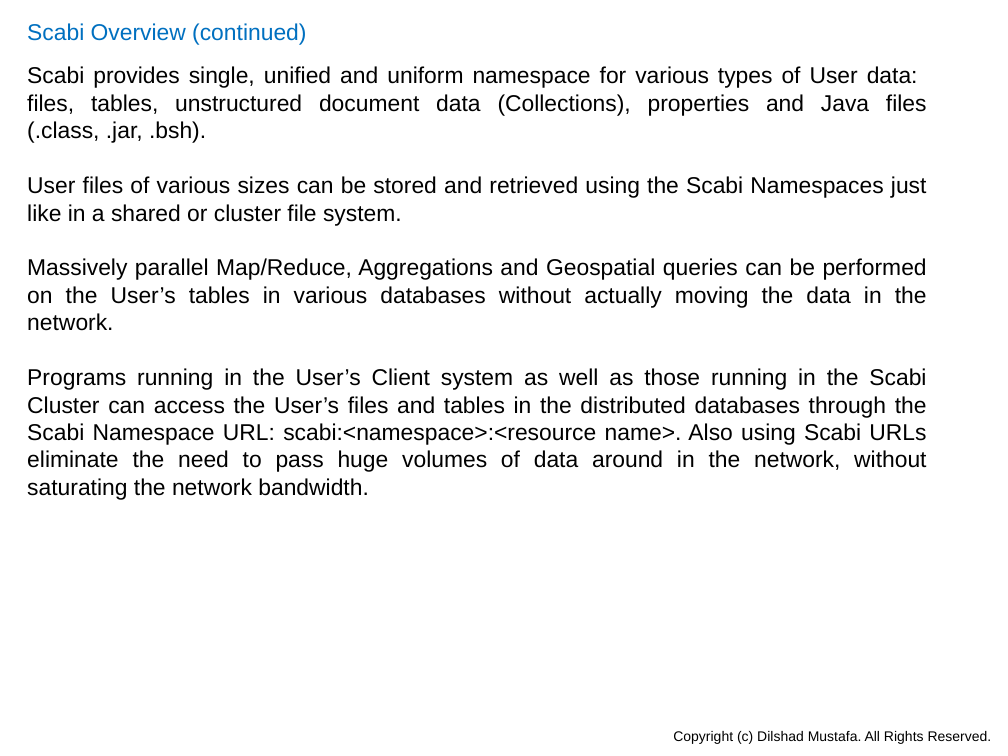
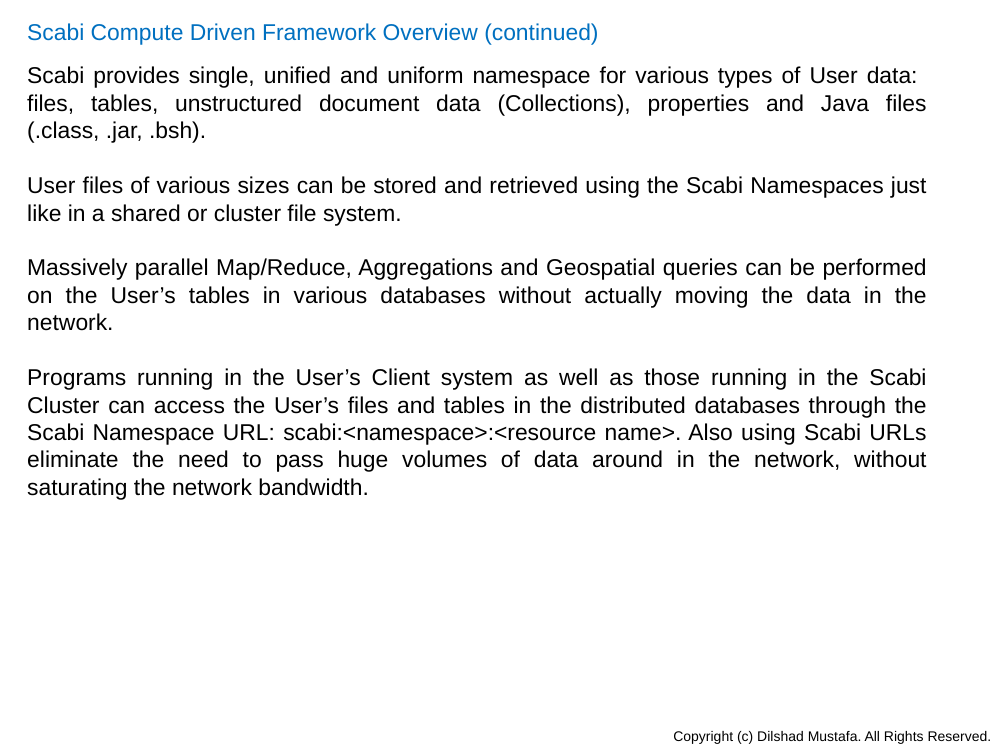
Before and after one commit to dilshadmustafa/scabi, a slide deck: slide 14 of Documentation/Scabi.pptx (slide 4 before the commit). Drawn at 1008x756 pixels with LibreOffice and Linux fonts; fonts in the diff are those of the drawing. Boxes give left, top, right and bottom in pixels: in the first picture for what was removed or moved away, otherwise in the second. Text is boxed around its words. In the diff, an @@ line names an element or a change of style, - is before the commit and + after.

```diff
--- a/Documentation/Scabi.pptx
+++ b/Documentation/Scabi.pptx
@@ text at box(27, 23, 598, 45): text changed @@
-Scabi Overview (continued)
+Scabi Compute Driven Framework Overview (continued)
```
Also in this commit, not shown: 13 other slides changed, 10 slides added, 3 slides removed.
